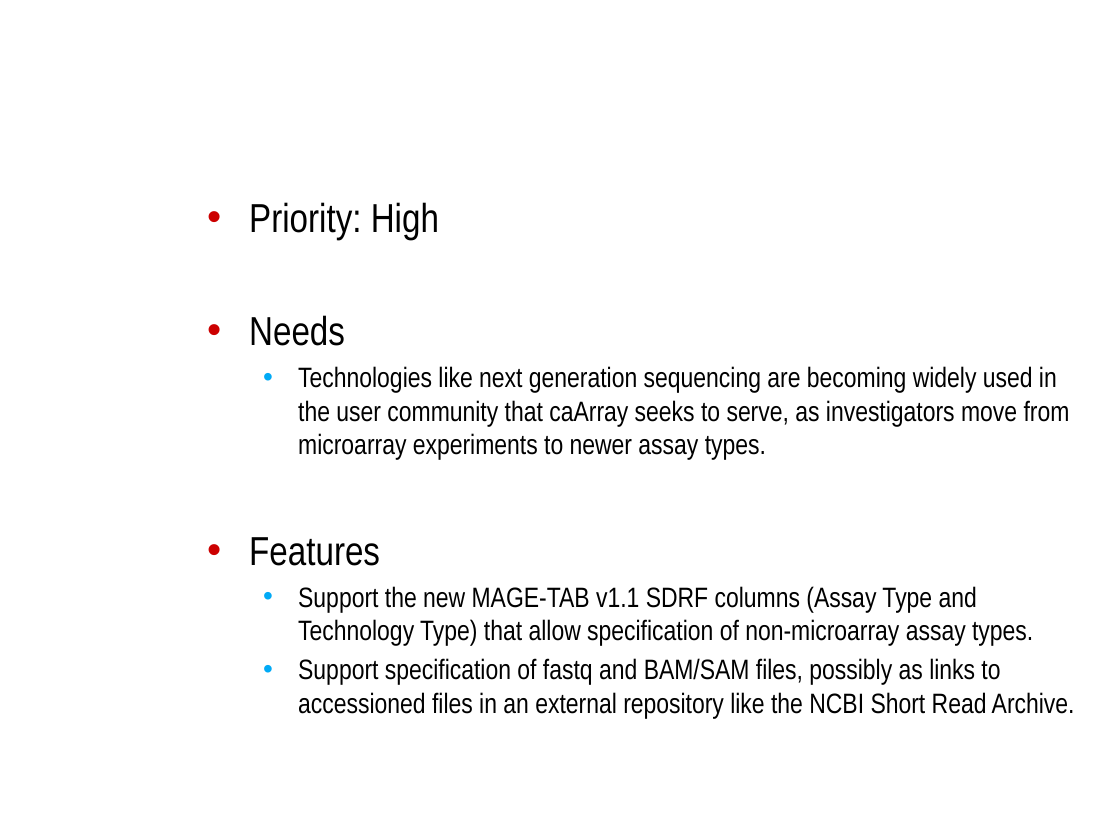
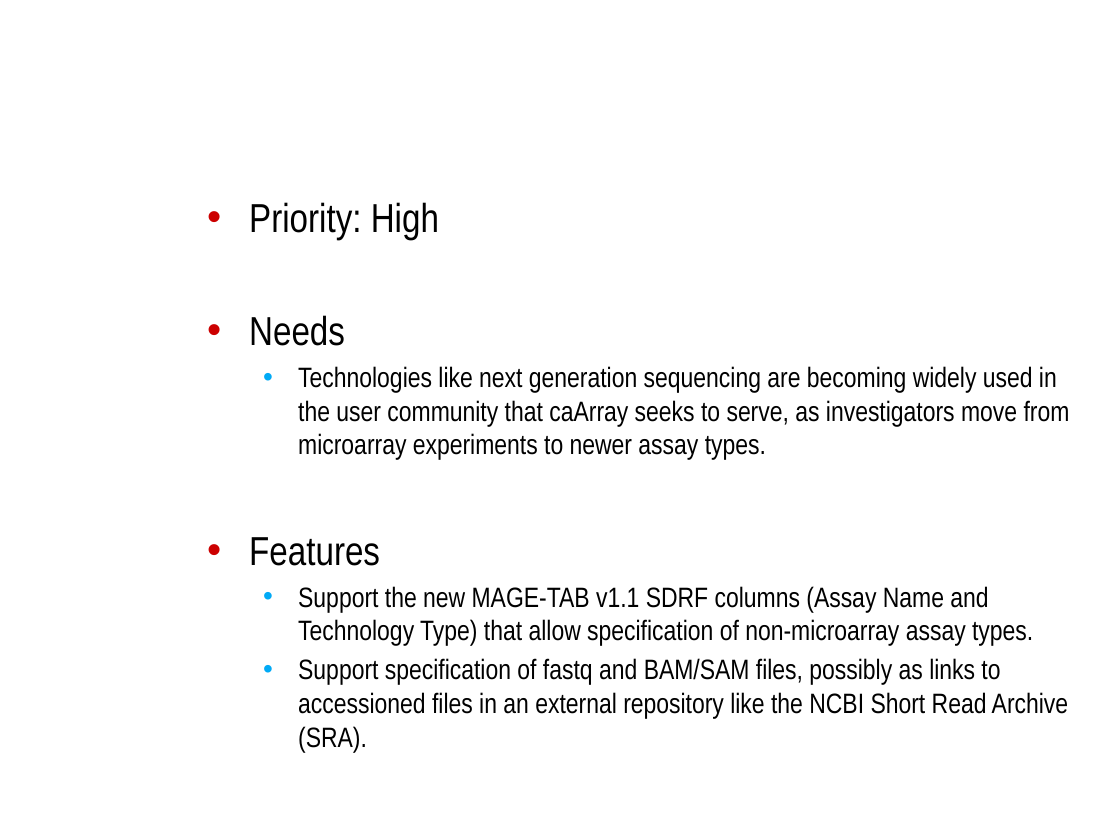
Before and after one commit to NCIP/caarray-docs, a slide deck: slide 3 of requirements/caArray_250_Vision.pptx. Drawn at 1120x840 pixels with LibreOffice and Linux fonts; fonts in the diff are those of the drawing; background and template pictures are left out. Boxes give left, top, right and bottom in pixels: in the first picture for what was removed or moved away, otherwise in the second. Text is boxed around its words. In the diff, an @@ line names an element or a change of style, - is before the commit and + after.

Commit message:
Minor corrections.

```diff
--- a/requirements/caArray_250_Vision.pptx
+++ b/requirements/caArray_250_Vision.pptx
@@ text at [298,586,1068,752]: text changed @@
-  • Support the new MAGE-TAB v1.1 SDRF columns (Assay Type and Technology Type) that allow specification of non-microarray assay types.
-  • Support specification of fastq and BAM/SAM files, possibly as links to accessioned files in an external repository like the NCBI Short Read Archive.
+  • Support the new MAGE-TAB v1.1 SDRF columns (Assay Name and Technology Type) that allow specification of non-microarray assay types.
+  • Support specification of fastq and BAM/SAM files, possibly as links to accessioned files in an external repository like the NCBI Short Read Archive (SRA).
```
